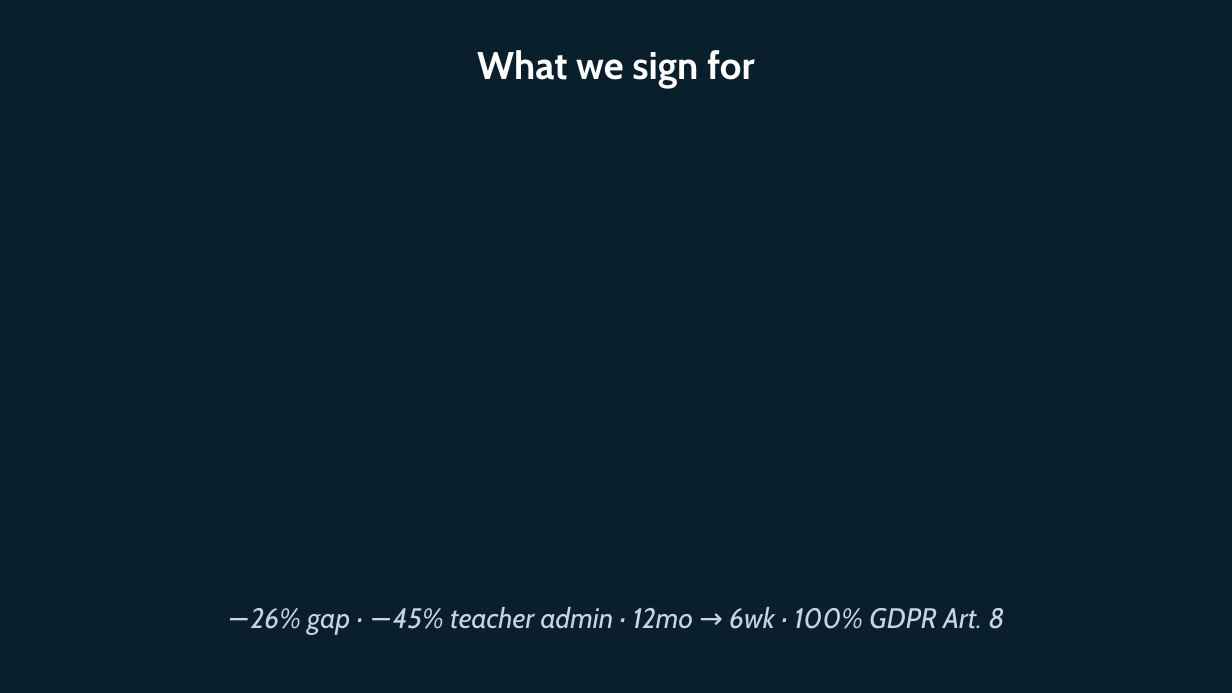
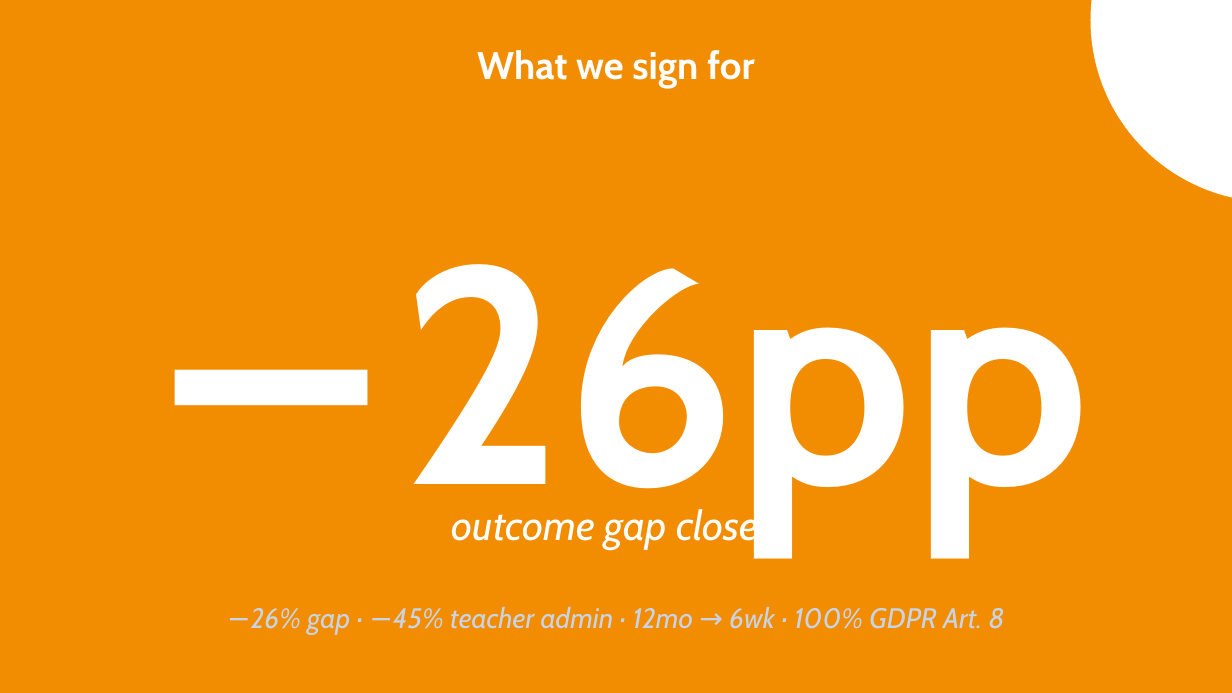
Before and after one commit to EtienneSIG/AMA_Project, a slide deck: slide 5 of Restitution01/build/LearnEU-CXO-Restitution.pptx. Drawn at 1232x693 pixels with LibreOffice and Linux fonts; fonts in the diff are those of the drawing; background and template pictures are left out. Boxes give left, top, right and bottom in pixels: in the first picture for what was removed or moved away, otherwise in the second. Text is boxed around its words. In the diff, an @@ line names an element or a change of style, - is before the commit and + after.

```diff
--- a/Restitution01/build/LearnEU-CXO-Restitution.pptx
+++ b/Restitution01/build/LearnEU-CXO-Restitution.pptx
@@ rectangle added at (x1=0, y1=0, x2=1232, y2=693), fill #F28C00 @@
@@ ellipse added at (x1=1091, y1=0, x2=1232, y2=202), fill #FFFFFF @@
@@ text added at (x1=401, y1=264, x2=1089, y2=549), 240 pt, text #FFFFFF, bold @@
+−26pp
@@ text added at (x1=452, y1=506, x2=780, y2=550), 32 pt, text #FFFFFF, italic @@
+outcome gap closed
```
Also in this commit, not shown: 6 other slides changed, 21 other files.
